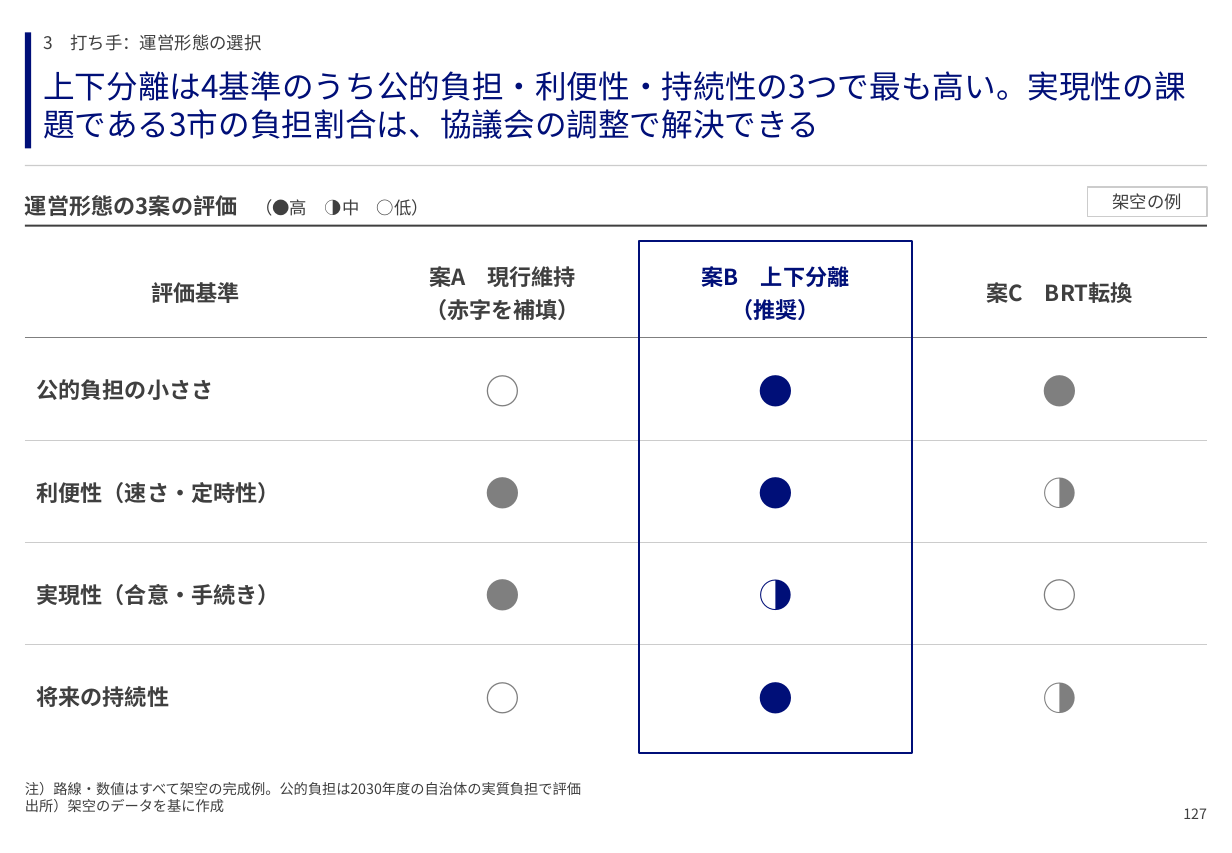
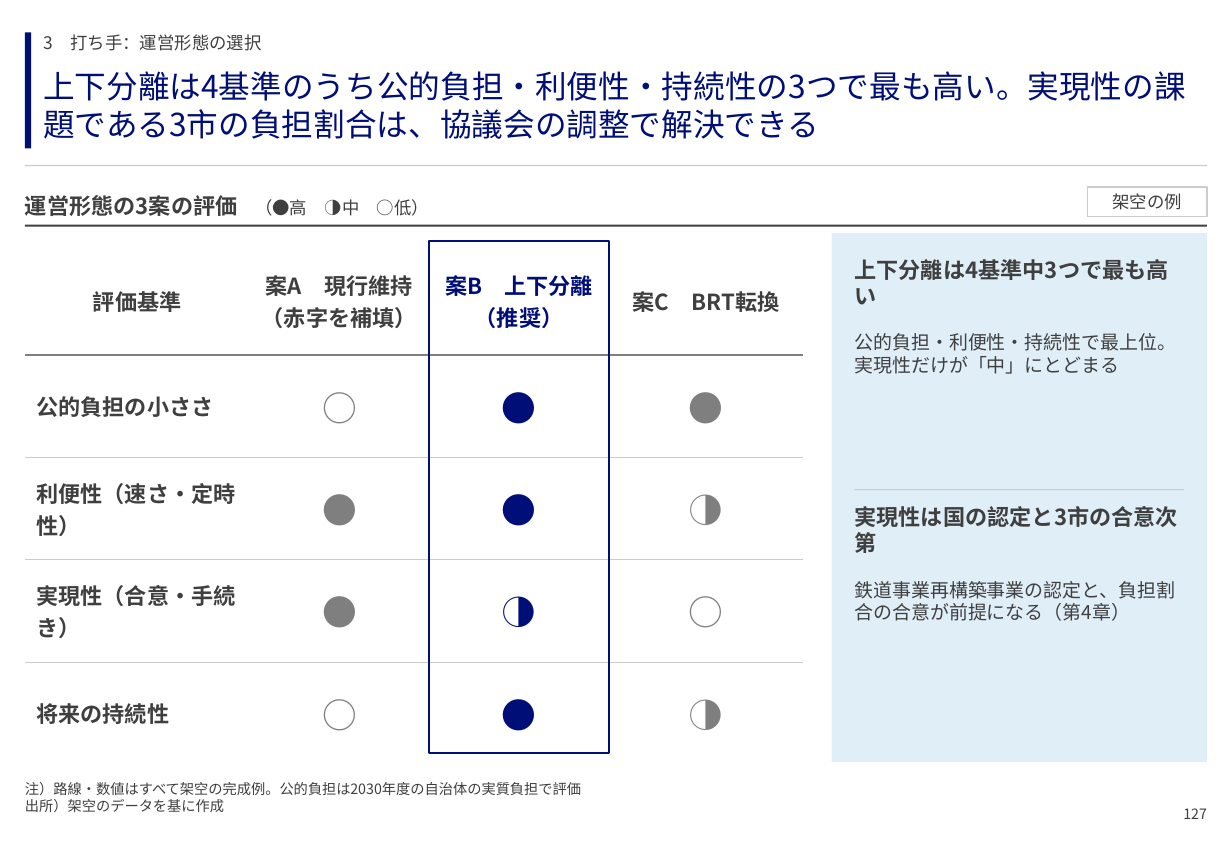
Before and after one commit to GontaHH/slide_builder, a slide deck: slide 129 of patterns/pattern-deck.pptx. Drawn at 1232x853 pixels with LibreOffice and Linux fonts; fonts in the diff are those of the drawing. Boxes give left, top, right and bottom in pixels: in the first picture for what was removed or moved away, otherwise in the second. Text is boxed around its words. In the diff, an @@ line names an element or a change of style, - is before the commit and + after.

```diff
--- a/patterns/pattern-deck.pptx
+++ b/patterns/pattern-deck.pptx
@@ rectangle added at [832,233,1207,762], fill #E0EEF8 @@
@@ table: place and size @@
-table at [25,247,1207,711]
+table at [25,247,804,728]
@@ rectangle: place and size @@
-rectangle at [639,241,912,753]
+rectangle at [430,241,610,753]
@@ text added at [854,259,1168,280], 14 pt, text #3F3F3F, bold @@
+上下分離は4基準中3つで最も高い
@@ text added at [854,333,1176,374], 12 pt, text #3F3F3F @@
+公的負担・利便性・持続性で最上位。実現性だけが「中」にとどまる
@@ line added from (854, 489) to (1184, 489), #CCCCCC 0.75 pt @@
@@ text added at [854,506,1177,527], 14 pt, text #3F3F3F, bold @@
+実現性は国の認定と3市の合意次第
@@ text added at [854,581,1175,621], 12 pt, text #3F3F3F @@
+鉄道事業再構築事業の認定と、負担割合の合意が前提になる（第4章）
```
Also in this commit, not shown: 6 other slides changed, 3 other files.
